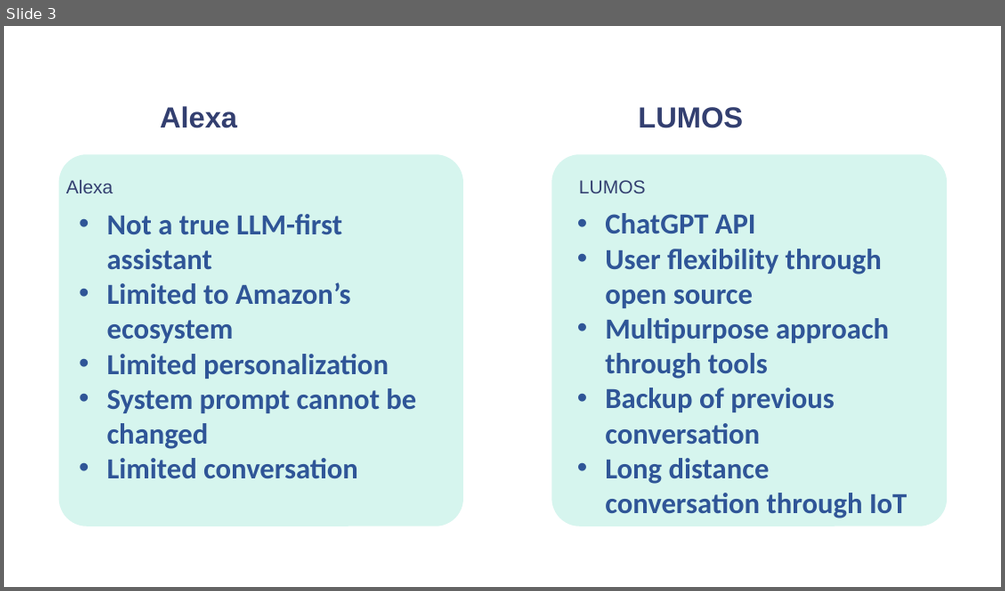
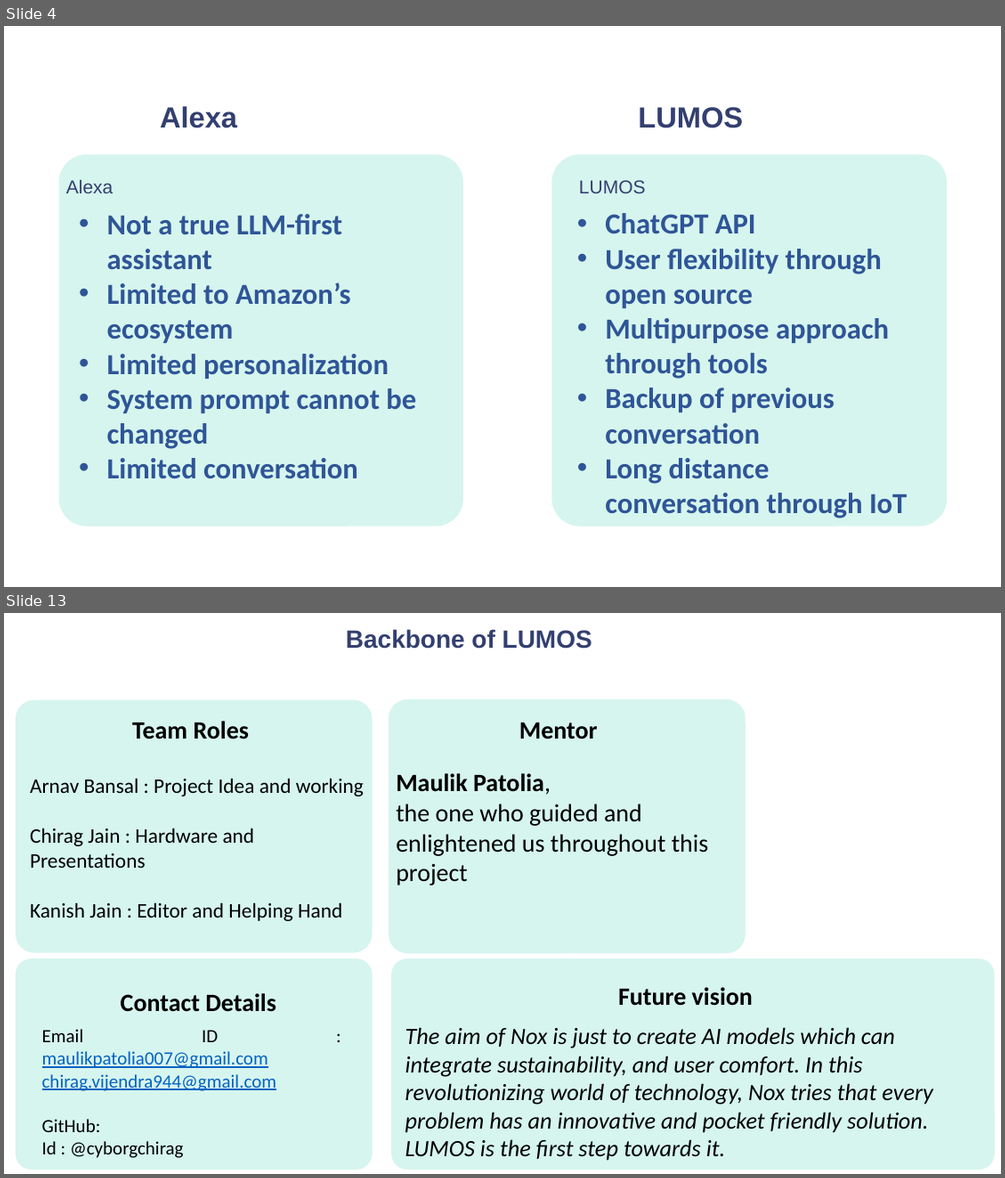
Before and after one commit to hillshighrobotics-glitch/dudetntatalbic, a slide deck: LUMOS [Autosaved].pptx. Shown one above the other, each under a label of ours: slide 3 before the commit, slides 4 and 13 after it; the slides between them are not shown. The pictures are 1005x591 and 1005x1178 pixels, drawn with LibreOffice and Linux fonts; fonts in the diff are those of the drawing. Boxes give left, top, right and bottom in pixels: in the first picture for what was removed or moved away, otherwise in the second. Text is boxed around its words. In the diff, an @@ line names an element or a change of style, - is before the commit and + after.

```diff
--- a/LUMOS [Autosaved].pptx
+++ b/LUMOS [Autosaved].pptx
@@ slide 13 added at box(4, 613, 1001, 1174), background #FFFFFF @@
@@ text added at box(346, 629, 592, 649), 24 pt, text #333F70, bold @@
+Backbone of LUMOS
@@ rounded rectangle added at box(16, 699, 372, 952), fill #D6F5EE @@
@@ rounded rectangle added at box(388, 699, 745, 953), fill #D6F5EE @@
@@ text added at box(132, 721, 249, 739), 24 pt, text #000000, bold @@
+Team Roles
@@ text added at box(519, 722, 598, 739), 24 pt, text #000000, bold @@
+Mentor
@@ text added at box(30, 778, 364, 921), 20 pt, text #000000 @@
+Arnav Bansal : Project Idea and working
+Chirag Jain : Hardware and Presentations
+Kanish Jain : Editor and Helping Hand
@@ text added at box(396, 773, 708, 885), 24 pt, text #000000 @@
+Maulik Patolia,
+the one who guided and enlightened us throughout this project
@@ rounded rectangle added at box(16, 958, 372, 1169), fill #D6F5EE @@
@@ rounded rectangle added at box(391, 958, 995, 1169), fill #D6F5EE @@
@@ text added at box(121, 993, 276, 1012), 24 pt, text #000000, bold @@
+Contact Details
@@ text added at box(618, 987, 752, 1005), 24 pt, text #000000, bold @@
+Future vision
@@ text added at box(42, 1029, 276, 1158), 18 pt, text #0563C1, underline @@
+Email ID : maulikpatolia007@gmail.com
+chirag.vijendra944@gmail.com
+GitHub:
+Id : @cyborgchirag
@@ text added at box(405, 1027, 933, 1160), 22.5 pt, text #000000, italic @@
+The aim of Nox is just to create AI models which can integrate sustainability, and user comfort. In this revolutionizing world of technology, Nox tries that every problem has an innovative and pocket friendly solution. LUMOS is the first step towards it.
@@ what was slide 3 is now slide 4 @@
```
Also in this commit, not shown: 7 slides changed, 2 other slides added.
